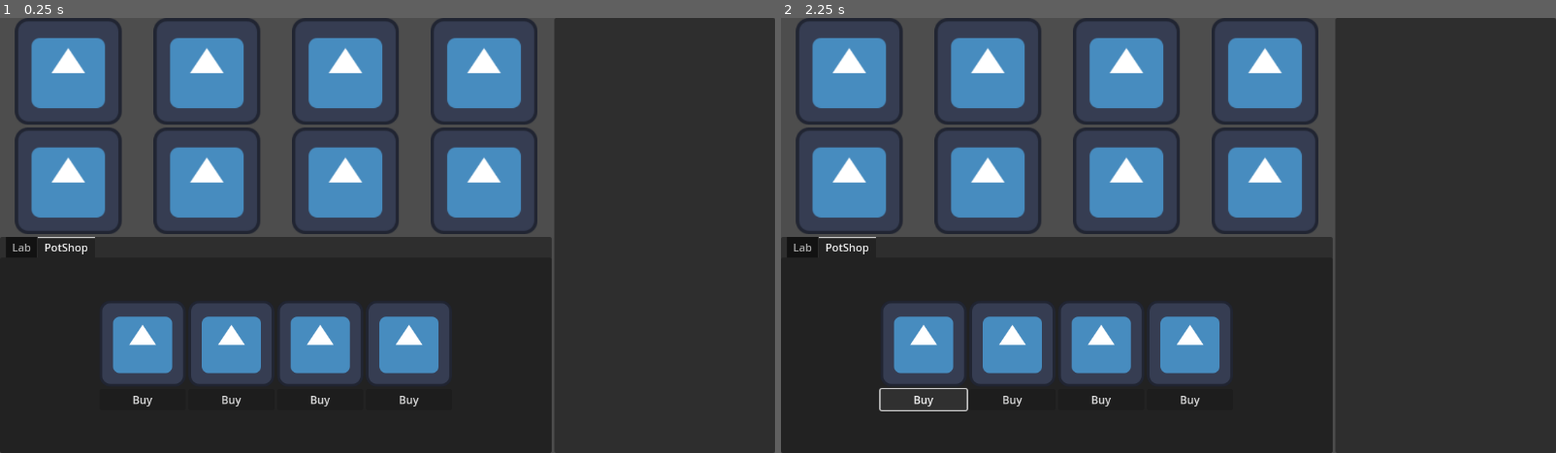
Above: before the commit, frames 1-2 (left to right).
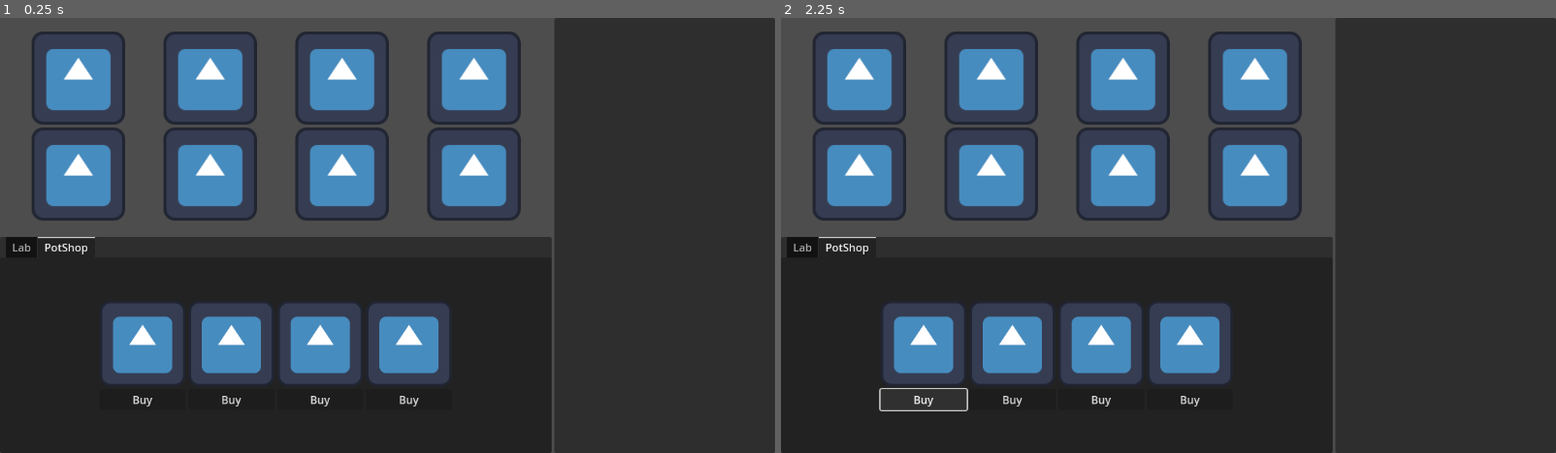
Above: after the commit, the same moments.

Repository: Girlies-stdio/elementalchemy
Game: Godot game, scene res://Scenes/main.tscn
The game is run twice, just before and just after one commit, with the same random seed, the same clock (stepped at 60 frames per second) and the same inputs. The engine's default icon, where the game draws it, is replaced by a stand-in: a white triangle on a blue panel in a dark square.
Inputs (mouse positions are in pixels of both pictures, inside the frame that each line leads up to):
- Up to frame 1 (0.25 s): no input
- Up to frame 2 (2.25 s): click (850, 70) at 0.52 s; click (920, 344) at 1.27 s; click "Buy" at 2 s

The runs differ from the first frame. In frame 1, 9.9% of the frame differs, in the area x 1-70%, y 0-50%; in frame 2, 9.9%.

Commit message:
add better margin

Diff:
--- a/Scenes/main.tscn
+++ b/Scenes/main.tscn
@@ -1,6 +1,12 @@
-[gd_scene load_steps=2 format=3 uid="uid://ctr78uqgnngos"]
+[gd_scene load_steps=3 format=3 uid="uid://ctr78uqgnngos"]
 
 [ext_resource type="Texture2D" uid="uid://bkpn4dwbky80q" path="res://Assets/icon.svg" id="1_jjgbg"]
+
+[sub_resource type="Theme" id="Theme_jjgbg"]
+MarginContainer/constants/margin_bottom = 20
+MarginContainer/constants/margin_left = 20
+MarginContainer/constants/margin_right = 20
+MarginContainer/constants/margin_top = 20
 
 [node name="Node2D" type="Control"]
 layout_mode = 3
@@ -26,112 +32,116 @@
 layout_mode = 2
 size_flags_vertical = 3
 
-[node name="GridContainer" type="GridContainer" parent="HBoxContainer/VBoxContainer/NinePatchRect"]
-layout_mode = 1
-anchors_preset = 15
-anchor_right = 1.0
-anchor_bottom = 1.0
-grow_horizontal = 2
-grow_vertical = 2
+[node name="MarginContainer" type="MarginContainer" parent="HBoxContainer/VBoxContainer/NinePatchRect"]
+layout_mode = 1
+anchors_preset = 15
+anchor_right = 1.0
+anchor_bottom = 1.0
+grow_horizontal = 2
+grow_vertical = 2
+theme = SubResource("Theme_jjgbg")
+
+[node name="GridContainer" type="GridContainer" parent="HBoxContainer/VBoxContainer/NinePatchRect/MarginContainer"]
+layout_mode = 2
 columns = 4
 
-[node name="AspectRatioContainer" type="AspectRatioContainer" parent="HBoxContainer/VBoxContainer/NinePatchRect/GridContainer"]
-layout_mode = 2
-size_flags_horizontal = 3
-size_flags_vertical = 3
-
-[node name="TextureButton8" type="TextureButton" parent="HBoxContainer/VBoxContainer/NinePatchRect/GridContainer/AspectRatioContainer"]
-layout_mode = 2
-size_flags_horizontal = 3
-size_flags_vertical = 3
-texture_normal = ExtResource("1_jjgbg")
-ignore_texture_size = true
-stretch_mode = 0
-
-[node name="AspectRatioContainer2" type="AspectRatioContainer" parent="HBoxContainer/VBoxContainer/NinePatchRect/GridContainer"]
-layout_mode = 2
-size_flags_horizontal = 3
-size_flags_vertical = 3
-
-[node name="TextureButton8" type="TextureButton" parent="HBoxContainer/VBoxContainer/NinePatchRect/GridContainer/AspectRatioContainer2"]
-layout_mode = 2
-size_flags_horizontal = 3
-size_flags_vertical = 3
-texture_normal = ExtResource("1_jjgbg")
-ignore_texture_size = true
-stretch_mode = 0
-
-[node name="AspectRatioContainer3" type="AspectRatioContainer" parent="HBoxContainer/VBoxContainer/NinePatchRect/GridContainer"]
-layout_mode = 2
-size_flags_horizontal = 3
-size_flags_vertical = 3
-
-[node name="TextureButton8" type="TextureButton" parent="HBoxContainer/VBoxContainer/NinePatchRect/GridContainer/AspectRatioContainer3"]
-layout_mode = 2
-size_flags_horizontal = 3
-size_flags_vertical = 3
-texture_normal = ExtResource("1_jjgbg")
-ignore_texture_size = true
-stretch_mode = 0
-
-[node name="AspectRatioContainer4" type="AspectRatioContainer" parent="HBoxContainer/VBoxContainer/NinePatchRect/GridContainer"]
-layout_mode = 2
-size_flags_horizontal = 3
-size_flags_vertical = 3
-
-[node name="TextureButton8" type="TextureButton" parent="HBoxContainer/VBoxContainer/NinePatchRect/GridContainer/AspectRatioContainer4"]
-layout_mode = 2
-size_flags_horizontal = 3
-size_flags_vertical = 3
-texture_normal = ExtResource("1_jjgbg")
-ignore_texture_size = true
-stretch_mode = 0
-
-[node name="AspectRatioContainer5" type="AspectRatioContainer" parent="HBoxContainer/VBoxContainer/NinePatchRect/GridContainer"]
-layout_mode = 2
-size_flags_horizontal = 3
-size_flags_vertical = 3
-
-[node name="TextureButton8" type="TextureButton" parent="HBoxContainer/VBoxContainer/NinePatchRect/GridContainer/AspectRatioContainer5"]
-layout_mode = 2
-size_flags_horizontal = 3
-size_flags_vertical = 3
-texture_normal = ExtResource("1_jjgbg")
-ignore_texture_size = true
-stretch_mode = 0
-
-[node name="AspectRatioContainer6" type="AspectRatioContainer" parent="HBoxContainer/VBoxContainer/NinePatchRect/GridContainer"]
-layout_mode = 2
-size_flags_horizontal = 3
-size_flags_vertical = 3
-
-[node name="TextureButton8" type="TextureButton" parent="HBoxContainer/VBoxContainer/NinePatchRect/GridContainer/AspectRatioContainer6"]
-layout_mode = 2
-size_flags_horizontal = 3
-size_flags_vertical = 3
-texture_normal = ExtResource("1_jjgbg")
-ignore_texture_size = true
-stretch_mode = 0
-
-[node name="AspectRatioContainer7" type="AspectRatioContainer" parent="HBoxContainer/VBoxContainer/NinePatchRect/GridContainer"]
-layout_mode = 2
-size_flags_horizontal = 3
-size_flags_vertical = 3
-
-[node name="TextureButton8" type="TextureButton" parent="HBoxContainer/VBoxContainer/NinePatchRect/GridContainer/AspectRatioContainer7"]
-layout_mode = 2
-size_flags_horizontal = 3
-size_flags_vertical = 3
-texture_normal = ExtResource("1_jjgbg")
-ignore_texture_size = true
-stretch_mode = 0
-
-[node name="AspectRatioContainer8" type="AspectRatioContainer" parent="HBoxContainer/VBoxContainer/NinePatchRect/GridContainer"]
-layout_mode = 2
-size_flags_horizontal = 3
-size_flags_vertical = 3
-
-[node name="TextureButton8" type="TextureButton" parent="HBoxContainer/VBoxContainer/NinePatchRect/GridContainer/AspectRatioContainer8"]
+[node name="AspectRatioContainer" type="AspectRatioContainer" parent="HBoxContainer/VBoxContainer/NinePatchRect/MarginContainer/GridContainer"]
+layout_mode = 2
+size_flags_horizontal = 3
+size_flags_vertical = 3
+
+[node name="TextureButton8" type="TextureButton" parent="HBoxContainer/VBoxContainer/NinePatchRect/MarginContainer/GridContainer/AspectRatioContainer"]
+layout_mode = 2
+size_flags_horizontal = 3
+size_flags_vertical = 3
+texture_normal = ExtResource("1_jjgbg")
+ignore_texture_size = true
+stretch_mode = 0
+
+[node name="AspectRatioContainer2" type="AspectRatioContainer" parent="HBoxContainer/VBoxContainer/NinePatchRect/MarginContainer/GridContainer"]
+layout_mode = 2
+size_flags_horizontal = 3
+size_flags_vertical = 3
+
+[node name="TextureButton8" type="TextureButton" parent="HBoxContainer/VBoxContainer/NinePatchRect/MarginContainer/GridContainer/AspectRatioContainer2"]
+layout_mode = 2
+size_flags_horizontal = 3
+size_flags_vertical = 3
+texture_normal = ExtResource("1_jjgbg")
+ignore_texture_size = true
+stretch_mode = 0
+
+[node name="AspectRatioContainer3" type="AspectRatioContainer" parent="HBoxContainer/VBoxContainer/NinePatchRect/MarginContainer/GridContainer"]
+layout_mode = 2
+size_flags_horizontal = 3
+size_flags_vertical = 3
+
+[node name="TextureButton8" type="TextureButton" parent="HBoxContainer/VBoxContainer/NinePatchRect/MarginContainer/GridContainer/AspectRatioContainer3"]
+layout_mode = 2
+size_flags_horizontal = 3
+size_flags_vertical = 3
+texture_normal = ExtResource("1_jjgbg")
+ignore_texture_size = true
+stretch_mode = 0
+
+[node name="AspectRatioContainer4" type="AspectRatioContainer" parent="HBoxContainer/VBoxContainer/NinePatchRect/MarginContainer/GridContainer"]
+layout_mode = 2
+size_flags_horizontal = 3
+size_flags_vertical = 3
+
+[node name="TextureButton8" type="TextureButton" parent="HBoxContainer/VBoxContainer/NinePatchRect/MarginContainer/GridContainer/AspectRatioContainer4"]
+layout_mode = 2
+size_flags_horizontal = 3
+size_flags_vertical = 3
+texture_normal = ExtResource("1_jjgbg")
+ignore_texture_size = true
+stretch_mode = 0
+
+[node name="AspectRatioContainer5" type="AspectRatioContainer" parent="HBoxContainer/VBoxContainer/NinePatchRect/MarginContainer/GridContainer"]
+layout_mode = 2
+size_flags_horizontal = 3
+size_flags_vertical = 3
+
+[node name="TextureButton8" type="TextureButton" parent="HBoxContainer/VBoxContainer/NinePatchRect/MarginContainer/GridContainer/AspectRatioContainer5"]
+layout_mode = 2
+size_flags_horizontal = 3
+size_flags_vertical = 3
+texture_normal = ExtResource("1_jjgbg")
+ignore_texture_size = true
+stretch_mode = 0
+
+[node name="AspectRatioContainer6" type="AspectRatioContainer" parent="HBoxContainer/VBoxContainer/NinePatchRect/MarginContainer/GridContainer"]
+layout_mode = 2
+size_flags_horizontal = 3
+size_flags_vertical = 3
+
+[node name="TextureButton8" type="TextureButton" parent="HBoxContainer/VBoxContainer/NinePatchRect/MarginContainer/GridContainer/AspectRatioContainer6"]
+layout_mode = 2
+size_flags_horizontal = 3
+size_flags_vertical = 3
+texture_normal = ExtResource("1_jjgbg")
+ignore_texture_size = true
+stretch_mode = 0
+
+[node name="AspectRatioContainer7" type="AspectRatioContainer" parent="HBoxContainer/VBoxContainer/NinePatchRect/MarginContainer/GridContainer"]
+layout_mode = 2
+size_flags_horizontal = 3
+size_flags_vertical = 3
+
+[node name="TextureButton8" type="TextureButton" parent="HBoxContainer/VBoxContainer/NinePatchRect/MarginContainer/GridContainer/AspectRatioContainer7"]
+layout_mode = 2
+size_flags_horizontal = 3
+size_flags_vertical = 3
+texture_normal = ExtResource("1_jjgbg")
+ignore_texture_size = true
+stretch_mode = 0
+
+[node name="AspectRatioContainer8" type="AspectRatioContainer" parent="HBoxContainer/VBoxContainer/NinePatchRect/MarginContainer/GridContainer"]
+layout_mode = 2
+size_flags_horizontal = 3
+size_flags_vertical = 3
+
+[node name="TextureButton8" type="TextureButton" parent="HBoxContainer/VBoxContainer/NinePatchRect/MarginContainer/GridContainer/AspectRatioContainer8"]
 layout_mode = 2
 size_flags_horizontal = 3
 size_flags_vertical = 3
